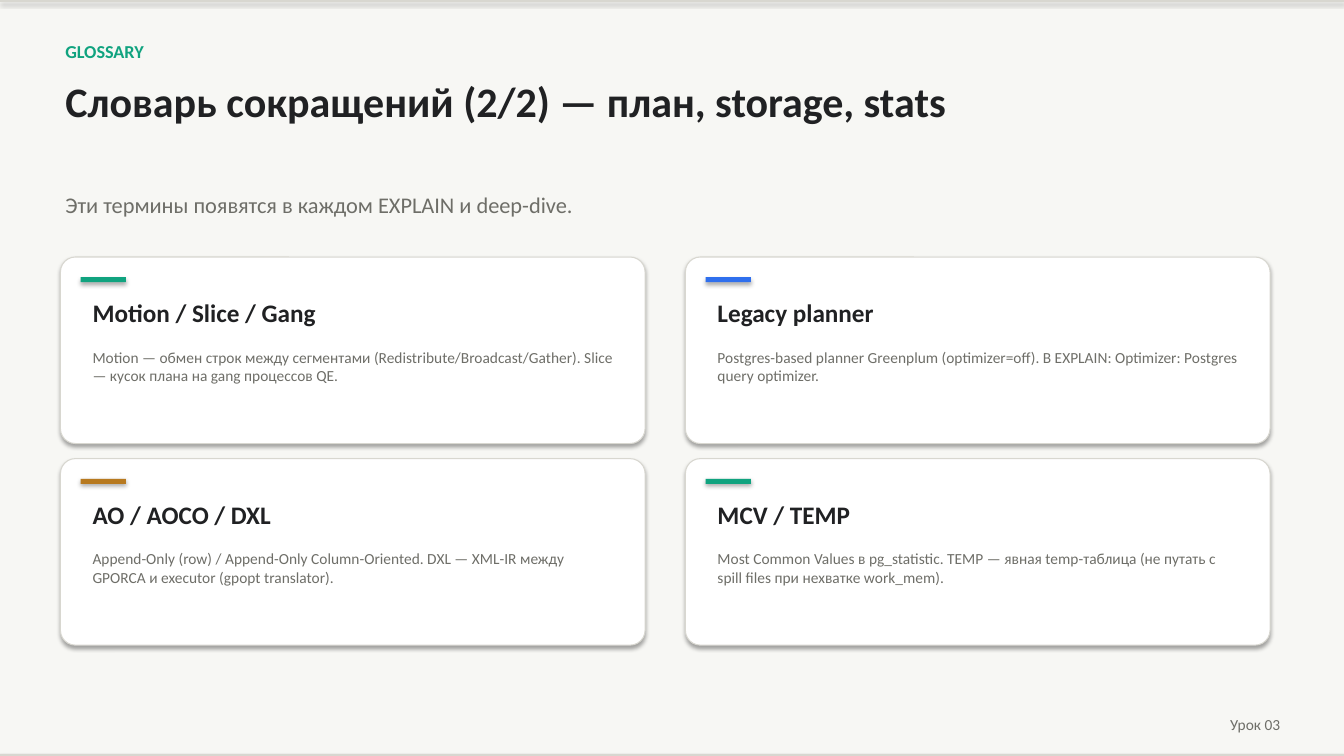
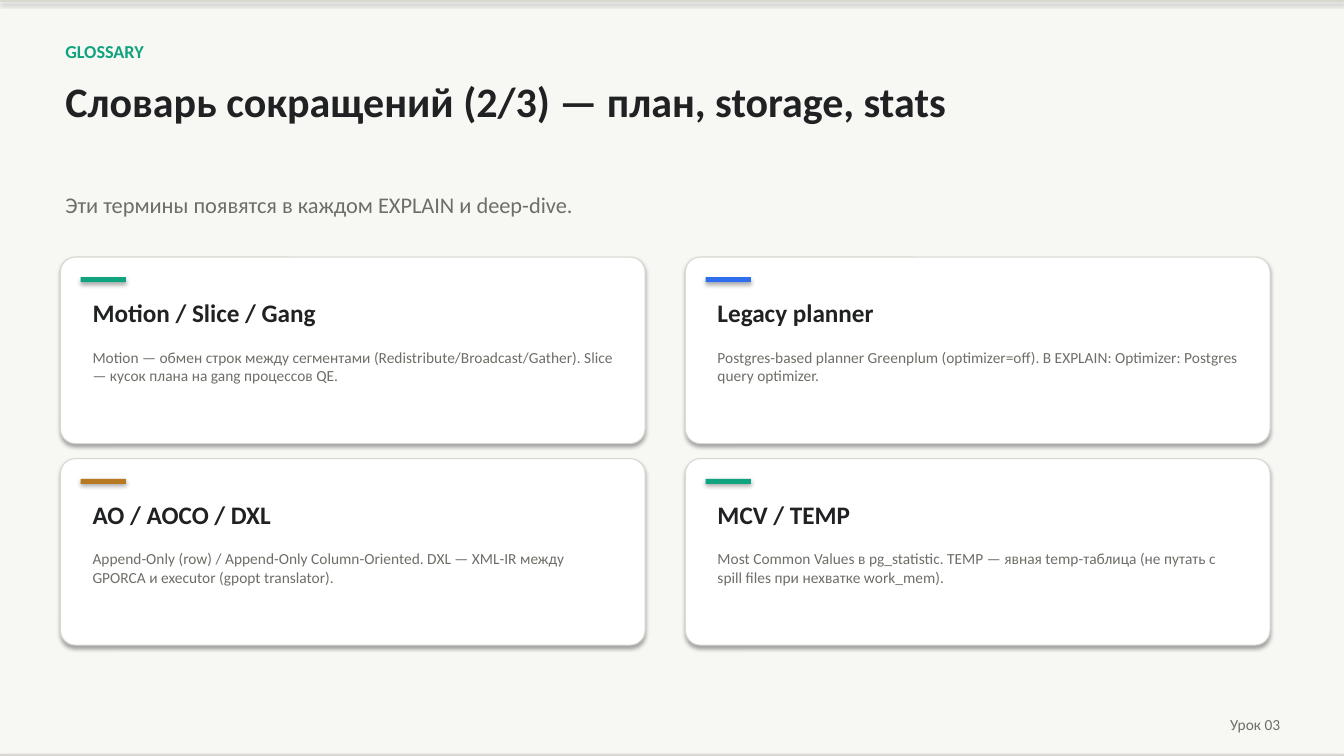
Before and after one commit to PaulKov/de-mentor, a slide deck: slide 3 of artifacts/greenplum-query-tuning-theory.pptx. Drawn at 1344x756 pixels with LibreOffice and Linux fonts; fonts in the diff are those of the drawing. Boxes give left, top, right and bottom in pixels: in the first picture for what was removed or moved away, otherwise in the second. Text is boxed around its words. In the diff, an @@ line names an element or a change of style, - is before the commit and + after.

```diff
--- a/artifacts/greenplum-query-tuning-theory.pptx
+++ b/artifacts/greenplum-query-tuning-theory.pptx
@@ text at box(65, 86, 946, 124): text changed @@
-Словарь сокращений (2/2) — план, storage, stats
+Словарь сокращений (2/3) — план, storage, stats
```
Also in this commit, not shown: 1 other slide changed, 3 slides added, 19 other files.
